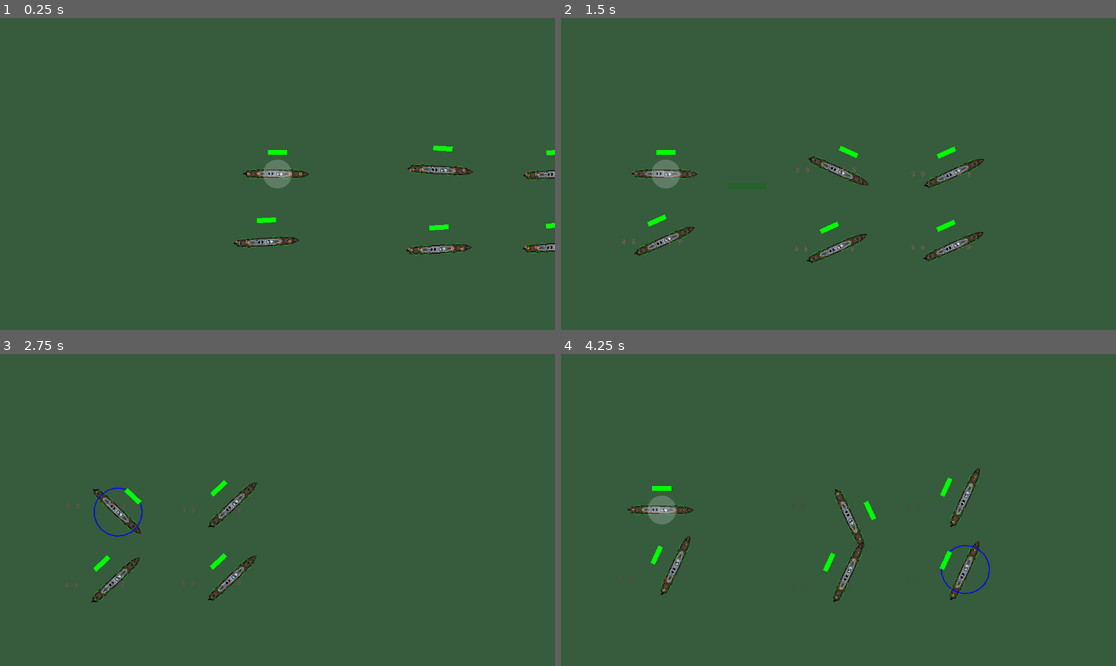
Above: before the commit, frames 1-4 (two rows, left to right).
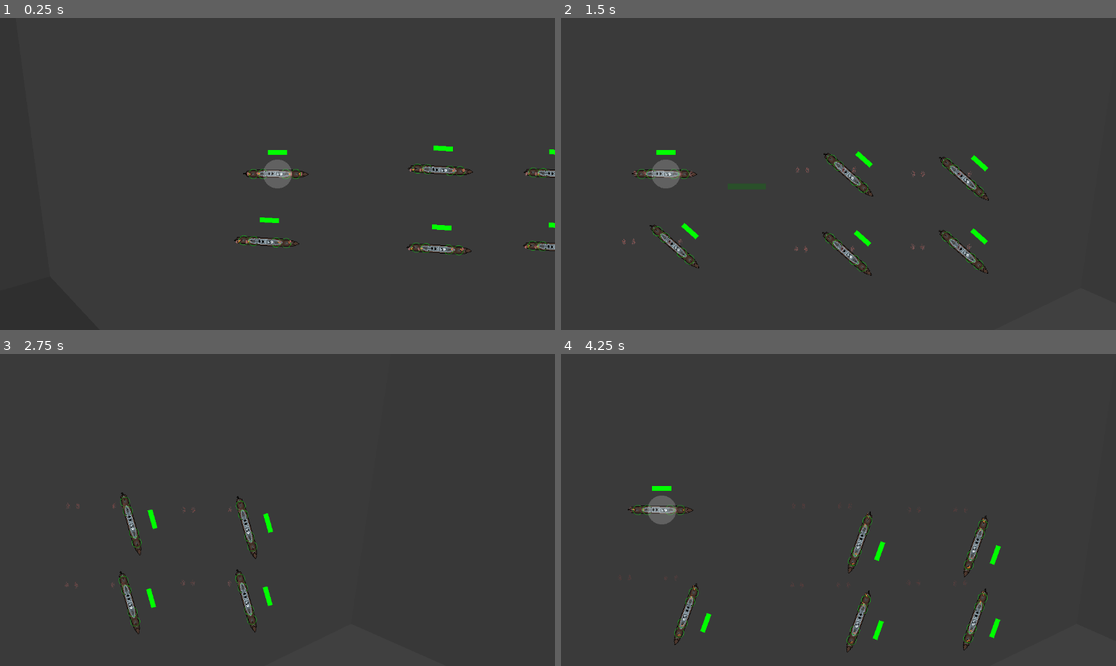
Above: after the commit, the same moments.

Repository: ObfuscatedOwl/bote-game
Game: Godot game, scene res://scenes/testScene.tscn
The game is run twice, just before and just after one commit, with the same random seed, the same clock (stepped at 60 frames per second) and the same inputs.
Inputs (mouse positions are in pixels of both pictures, inside the frame that each line leads up to):
- Up to frame 1 (0.25 s): no input
- Up to frame 2 (1.5 s): tap Enter (runRotor) at 0.5 s; move the mouse to (960, 158) at 0.52 s; hold Right (ui_right) 0.53-1.25 s; tap A (A) at 0.6 s; click (960, 158) at 0.67 s; tap D (D) at 0.8 s; drag from (727, 189) to (844, 170) at 1.27 s
- Up to frame 3 (2.75 s): move the mouse to (333, 441) at 2.02 s; hold Right (ui_right) from 2.03 s (still down); tap S (S) at 2.1 s; tap W (W) at 2.3 s
- Up to frame 4 (4.25 s): release Right (ui_right) at 2.75 s; drag from (810, 572) to (677, 578) at 2.77 s; move the mouse to (1005, 556) at 3.52 s; hold Left (ui_left) from 3.53 s (still down); tap A (A) at 3.6 s; tap D (D) at 3.8 s

The runs differ from the first frame. In frame 1, 99% of the frame differs, in the area x 0-100%, y 0-100%; in frame 2, 99%; in frame 3, 99%; in frame 4, 99%.

Commit message:
Voronoi Terrain working
*Mostly (about 80-90% of the time, the navregions are filled correctly, idk why)
Also some small constant changes for testing (comments to represent previous values included)

Diff:
--- /dev/null
+++ b/bote game/scenes/merge_poly_tests.tscn
@@ -0,0 +1,8 @@
+[gd_scene load_steps=2 format=3 uid="uid://deg5j5mdvpvjo"]
+
+[ext_resource type="Script" path="res://scripts/mergePolyTests.gd" id="1_xehj1"]
+
+[node name="mergePolyTests" type="Node2D"]
+script = ExtResource("1_xehj1")
+
+[node name="Camera2D" type="Camera2D" parent="."]
--- a/bote game/scenes/testScene.tscn
+++ b/bote game/scenes/testScene.tscn
@@ -18,6 +18,7 @@
 [node name="NavigationRegion2D" type="NavigationRegion2D" parent="."]
 scale = Vector2(100, 100)
 navigation_polygon = SubResource("NavigationPolygon_xp063")
+enabled = false
 
 [node name="Polygon2D" type="Polygon2D" parent="NavigationRegion2D"]
 visible = false
--- a/bote game/scripts/boteController.gd
+++ b/bote game/scripts/boteController.gd
@@ -18,8 +18,8 @@
 var targetSpeed = 0.0
 var rudd = 0.0
 
-const maxSpeed = 18.0
-const acc = 0.06
+const maxSpeed = 35.0 #18.0
+const acc = 0.6 #0.06
 const maxRudd = 0.5
 const ruddEffect = 0.05
 
@@ -141,6 +141,7 @@
 		targetSpeed = maxSpeed * (position - next_path_position).length() / slowDownDist
 		rudd = angleToAngleDiff(boteRotation, position.angle_to_point(next_path_position))
 		metTarget = (position - next_path_position).length() <= closeEnough
+
 	elif not preTargetDone:
 		preTargetDone = true
 		targetPos = finalTarget
--- /dev/null
+++ b/bote game/scripts/mergePolyTests.gd
@@ -0,0 +1,20 @@
+extends Node2D
+
+var polygon1 = Polygon2D.new()
+var polygon2 = Polygon2D.new()
+var polygon3 = Polygon2D.new()
+
+func _ready():
+	polygon1.polygon = PackedVector2Array([Vector2(0, 0), Vector2(0, 50), Vector2(50, 50), Vector2(50, 0)])
+	polygon2.polygon = PackedVector2Array([Vector2(0, 0), Vector2(0, -50), Vector2(50, -50), Vector2(50, 0)])
+	print(polygon1.polygon, polygon2.polygon)
+	polygon1.color = Color(0, 0.5, 0.5, 0.3)
+	polygon2.color = Color(0.5, 0, 0.5, 0.3)
+	add_child(polygon1)
+	add_child(polygon2)
+
+	var newPolyPV2A = Geometry2D.merge_polygons(polygon1.polygon, polygon2.polygon)
+	print(newPolyPV2A, typeof(newPolyPV2A))
+	polygon3.polygon = newPolyPV2A[0]
+	print(polygon3.polygon)
+	add_child(polygon3)
--- a/bote game/scripts/terrain/voronoiTerrain.gd
+++ b/bote game/scripts/terrain/voronoiTerrain.gd
@@ -21,71 +21,65 @@
 
 	for region in regions:
 		var polygon = setupPolygon(region, land)
-		var newTile = tile.new(region, polygon)
+		var newTile = Tile.new(region, polygon)
 		if polygon.color == WATER:
 			navTiles.append(newTile)
 		tiles.append(newTile)
 		add_child(polygon)
 
-	var n = 0
+	print(len(navTiles))
 	for tile in tiles:
 		for edge in tile.region.neighbours:
 			for potentialNeighbour in tiles:
 				if potentialNeighbour.region == edge.other:
 					tile.neighbours.append(potentialNeighbour)
-					n += 1
-	print(n)
-	print(len(tiles))
 
 	var groupedNavTiles = groupWaterNavRegions(navTiles)
 	for group in groupedNavTiles:
 		var combinedGroup = group[0].polygon.duplicate()
-		group.pop_front()
 		for tile in group:
 			var PV2Apolygon = tile.polygon.polygon
-			print(combinedGroup.polygon)
-			print(PV2Apolygon)
-			combinedGroup.polygon = Geometry2D.merge_polygons(combinedGroup.polygon, PV2Apolygon)
+			combinedGroup.polygon = Geometry2D.merge_polygons(combinedGroup.polygon, PV2Apolygon)[0]
 		add_child(setupNavRegion(combinedGroup))
-		combinedGroup.color = Color(1, 0.25, 0.35, 1)
-		add_child(combinedGroup)
 
-class tile:
+class Tile:
 	var region
 	var polygon
 	var neighbours
 	var isNavTile
-	var matched
 
 	func _init(region, polygon):
 		self.region = region
 		self.polygon = polygon
 
 		self.neighbours = [] # Populate externally
-
 		self.isNavTile = polygon.color == WATER
-		self.matched = false
-
-	func getNavNeighbours():
-		var nextNeighbours = []
-		for neighbour in self.neighbours:
-			if not neighbour.matched and neighbour.isNavTile:
-				self.matched = true
-				neighbour.matched = true
-				nextNeighbours += neighbour.getNavNeighbours()
-		return [self] + nextNeighbours
 
 func groupWaterNavRegions(navTiles: Array):
 	var allGroups = []
 	while len(navTiles):
 		print("new group")
-		var newGroup = navTiles[0].getNavNeighbours()
+		var newGroup = getNavNeighbours(navTiles[0])
 		allGroups.append(newGroup)
 
 		for navTile in newGroup:
 			navTiles.erase(navTile)
 
 	return allGroups
+
+func getNavNeighbours(startingTile: Tile):
+	var navGroup = [startingTile]
+	var complete = false
+
+	while not complete:
+		complete = true
+		for tile in navGroup:
+			for neighbour in tile.neighbours:
+				if not neighbour in navGroup and neighbour.isNavTile:
+					complete = false
+					navGroup.append(neighbour)
+
+	return navGroup
 
 func setupNavRegion(polygon: Polygon2D):
 	var navRegion = NavigationRegion2D.new()
@@ -112,7 +106,7 @@
 	polygon.z_index = -1
 
 	var value = land.get_noise_2dv(polygon.polygon[0]/80)
-	polygon.color = Color(0, 0.5, 0.1, 0.3) if value > 0 else WATER
+	polygon.color = Color(value, value, value, 0.6) if value > 0 else WATER
 
 	return polygon
 
--- a/bote game/scripts/turret/turretTestScene.gd
+++ b/bote game/scripts/turret/turretTestScene.gd
@@ -22,7 +22,7 @@
 		draw_circle(newTurret.relTargetPos, 2, Color(1, 1, 1))
 	else:
 		print("it is nil")
-	draw_circle($Turret.adjustedTarget, 2, Color(1, 0, 0, 1))
+	draw_circle($turret.adjustedTarget, 2, Color(1, 0, 0, 1))
 
 
 func _process(delta):
